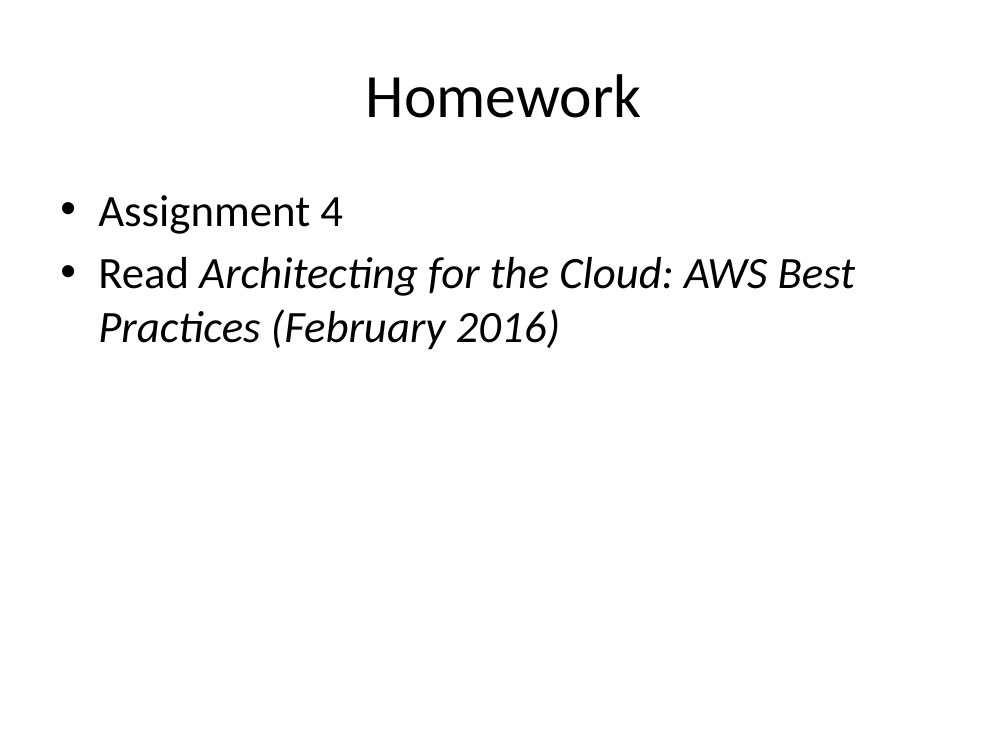
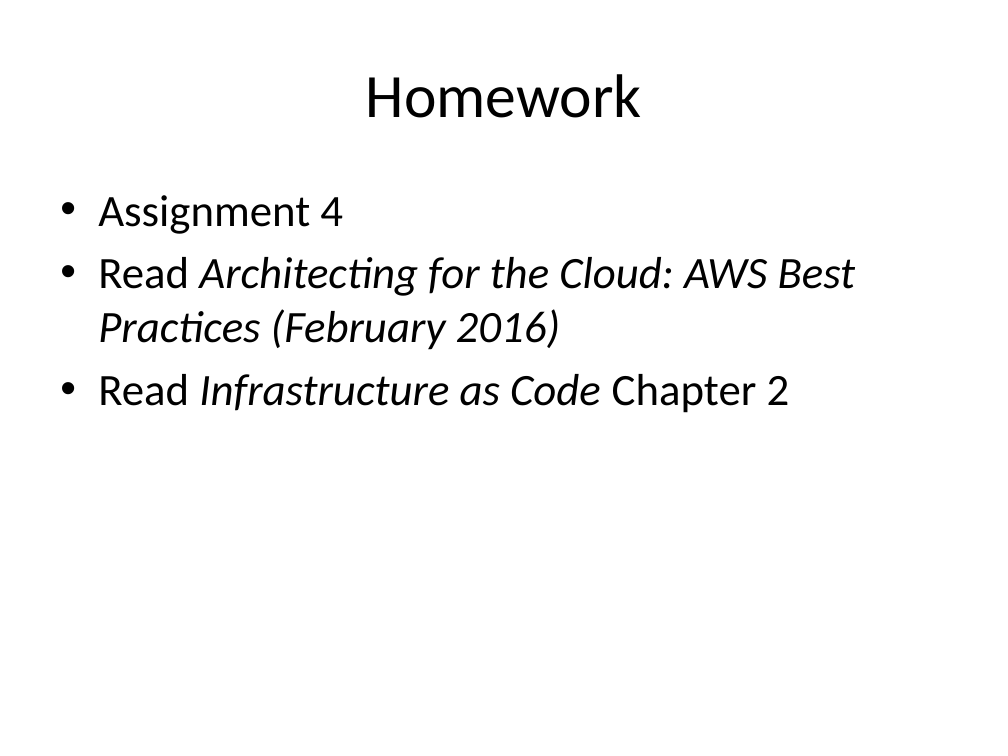
Before and after one commit to jasondbaker/infrastructure-class, a slide deck: slide 43 of infrastructure-week-4.pptx (slide 45 before the commit). Drawn at 1008x756 pixels with LibreOffice and Linux fonts; fonts in the diff are those of the drawing. Boxes give left, top, right and bottom in pixels: in the first picture for what was removed or moved away, otherwise in the second. Text is boxed around its words. In the diff, an @@ line names an element or a change of style, - is before the commit and + after.

```diff
--- a/infrastructure-week-4.pptx
+++ b/infrastructure-week-4.pptx
@@ text at bbox=[98, 374, 790, 413]: paragraph added @@
+• Read Infrastructure as Code Chapter 2
```
Also in this commit, not shown: 2 other slides changed, 2 slides removed, 9 other files.
